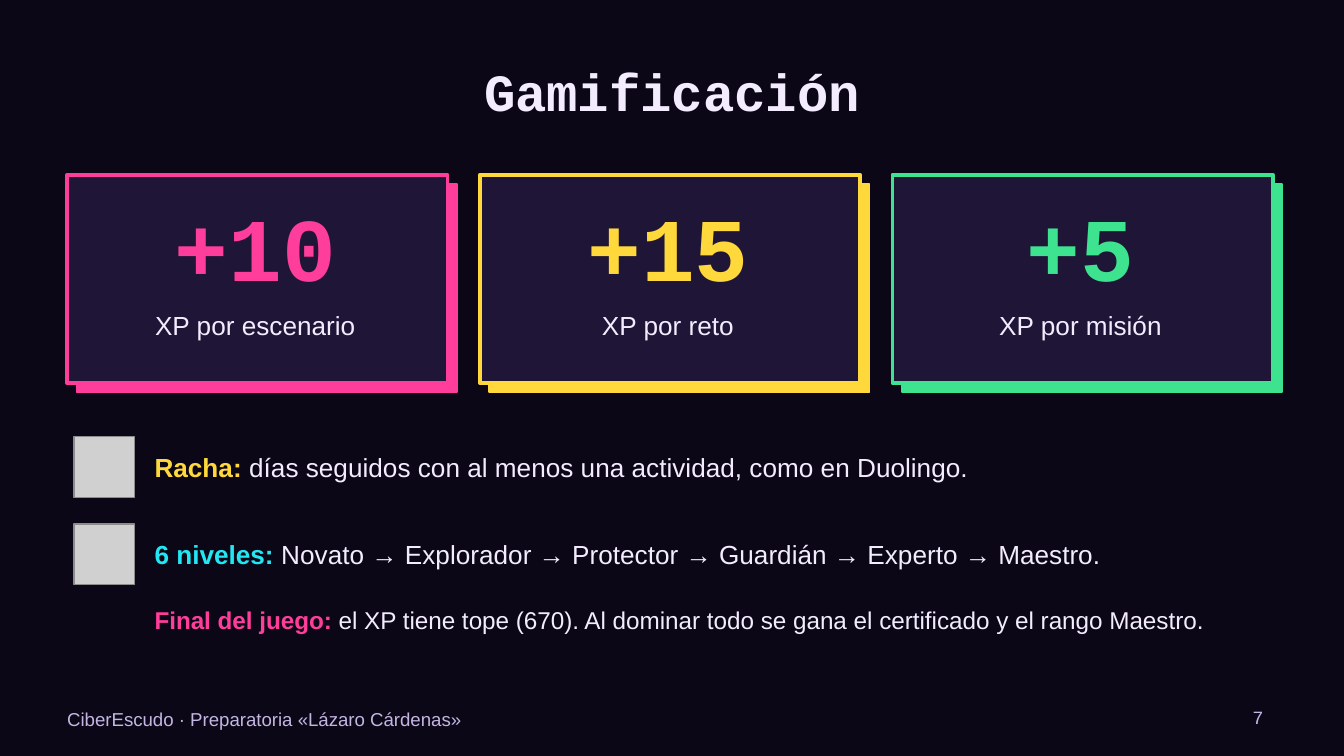
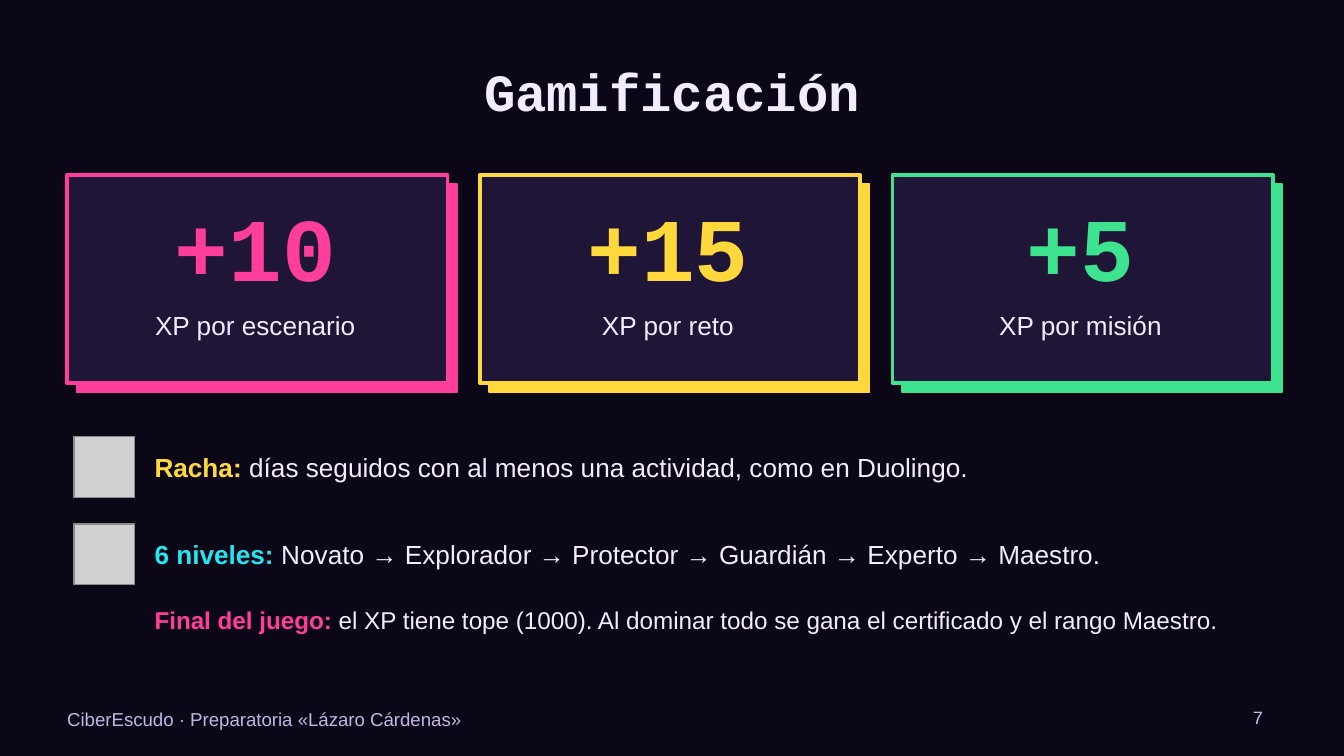
Before and after one commit to Biggu-Bosu/DESCARGAS, a slide deck: slide 7 of ciberescudo/entregables/GUION.pptx. Drawn at 1344x756 pixels with LibreOffice and Linux fonts; fonts in the diff are those of the drawing; grey boxes stand for pictures. Boxes give left, top, right and bottom in pixels: in the first picture for what was removed or moved away, otherwise in the second. Text is boxed around its words. In the diff, an @@ line names an element or a change of style, - is before the commit and + after.

```diff
--- a/ciberescudo/entregables/GUION.pptx
+++ b/ciberescudo/entregables/GUION.pptx
@@ text at bbox=[155, 611, 1217, 634]: text changed @@
-Final del juego: el XP tiene tope (670). Al dominar todo se gana el certificado y el rango Maestro.
+Final del juego: el XP tiene tope (1000). Al dominar todo se gana el certificado y el rango Maestro.
```
Also in this commit, not shown: 7 other slides changed, 3 other files.
